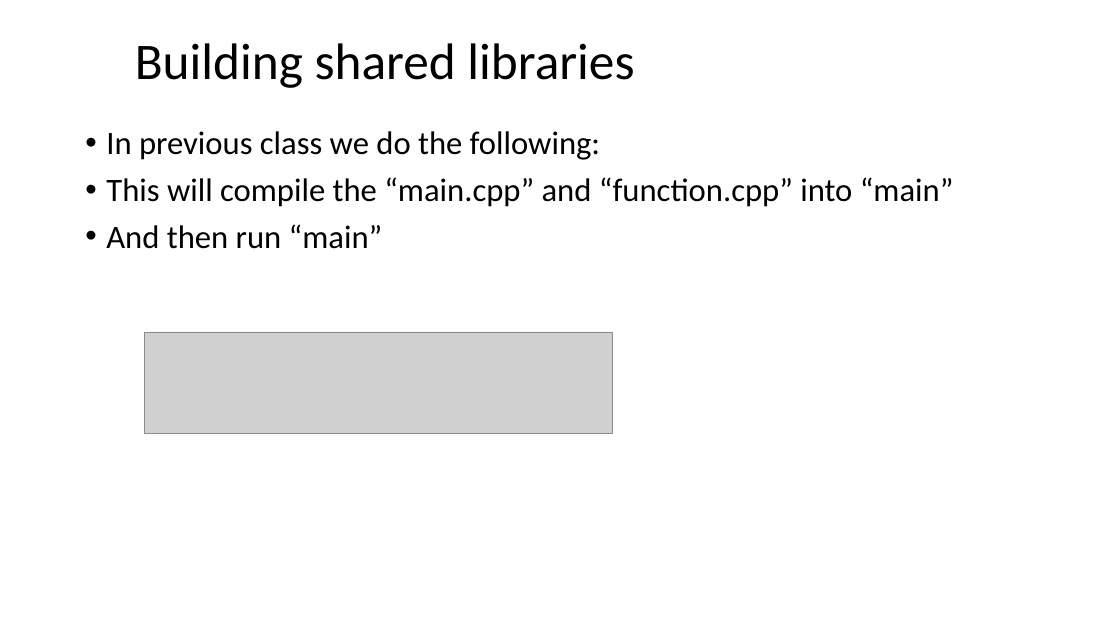
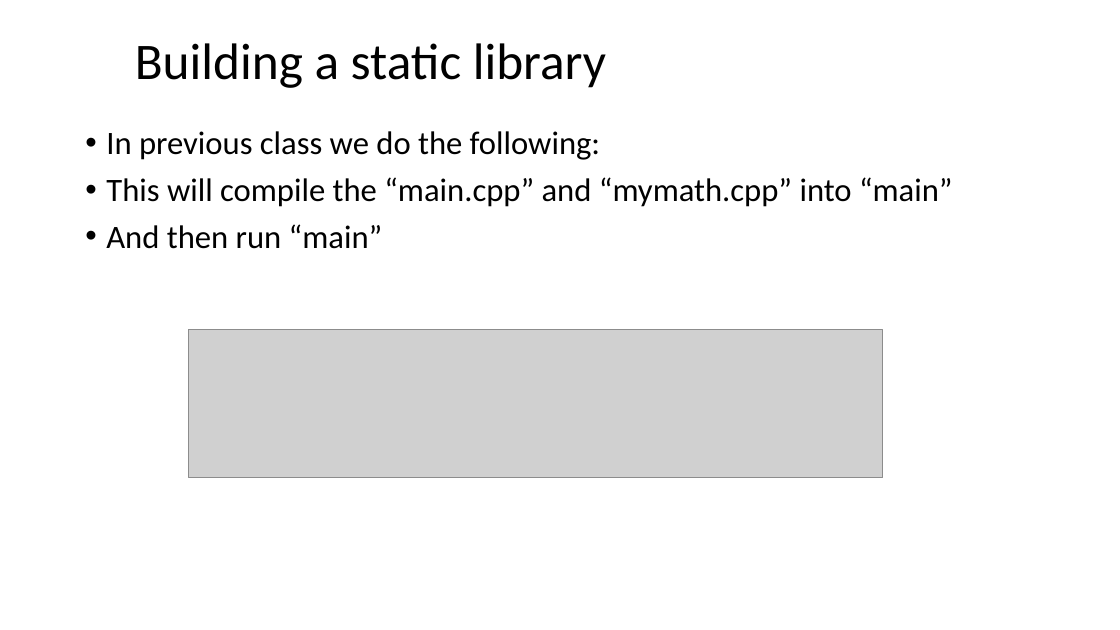
Before and after one commit to ShiqiYu/CPP, a slide deck: slide 6 of week06/Lab06.pptx (slide 37 before the commit). Drawn at 1120x630 pixels with LibreOffice and Linux fonts; fonts in the diff are those of the drawing; grey boxes stand for pictures; background and template pictures are left out. Boxes give left, top, right and bottom in pixels: in the first picture for what was removed or moved away, otherwise in the second. Text is boxed around its words. In the diff, an @@ line names an element or a change of style, - is before the commit and + after.

```diff
--- a/week06/Lab06.pptx
+++ b/week06/Lab06.pptx
@@ title at box(135, 43, 606, 88): text changed @@
-Building shared libraries
+Building a static library
@@ text at box(106, 177, 953, 207): text changed @@
-• This will compile the “main.cpp” and “function.cpp” into “main”
+• This will compile the “main.cpp” and “mymath.cpp” into “main”
@@ picture removed at box(145, 332, 612, 434) @@
@@ picture added at box(189, 330, 883, 478) @@
```
Also in this commit, not shown: 3 other slides changed, 9 slides added, 40 slides removed, 4 other files.
